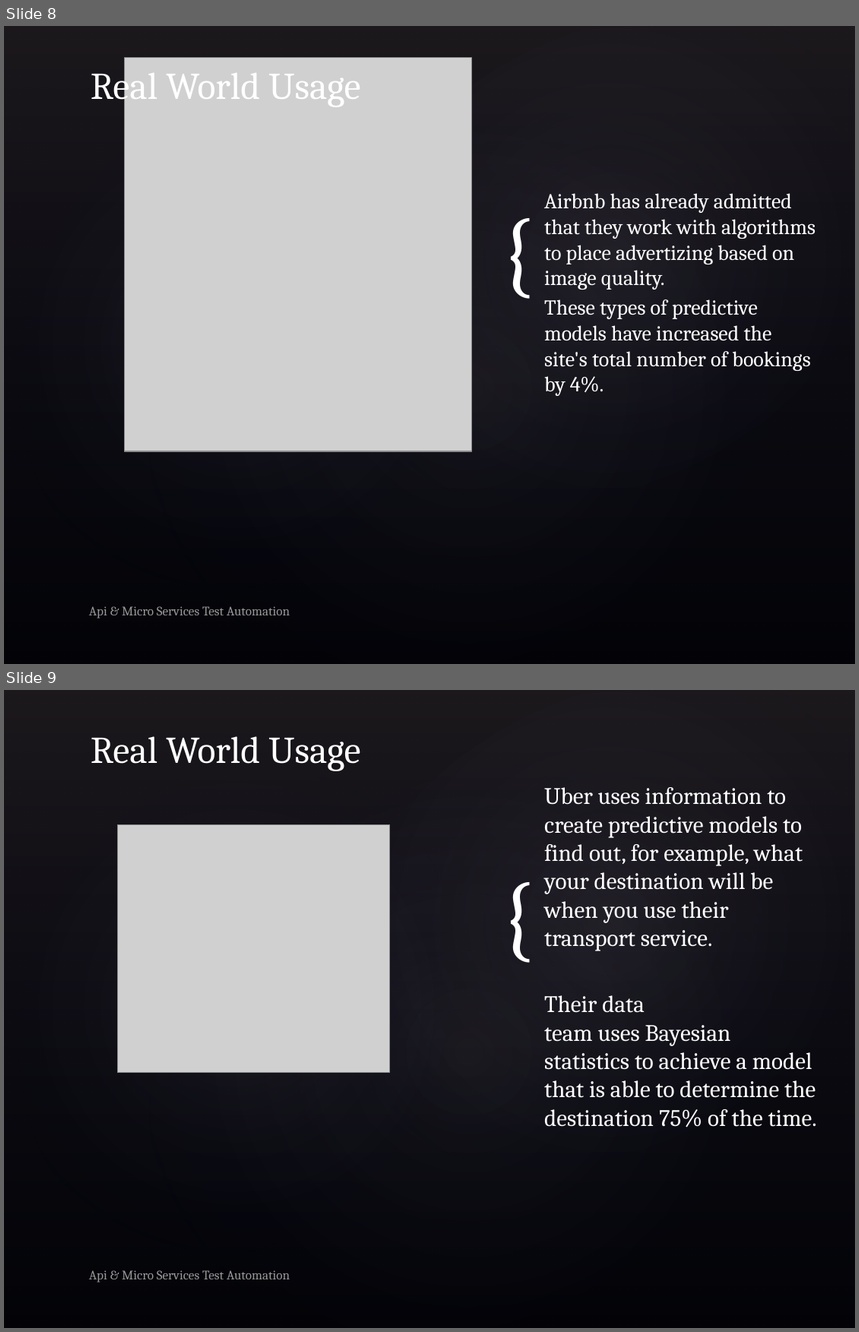
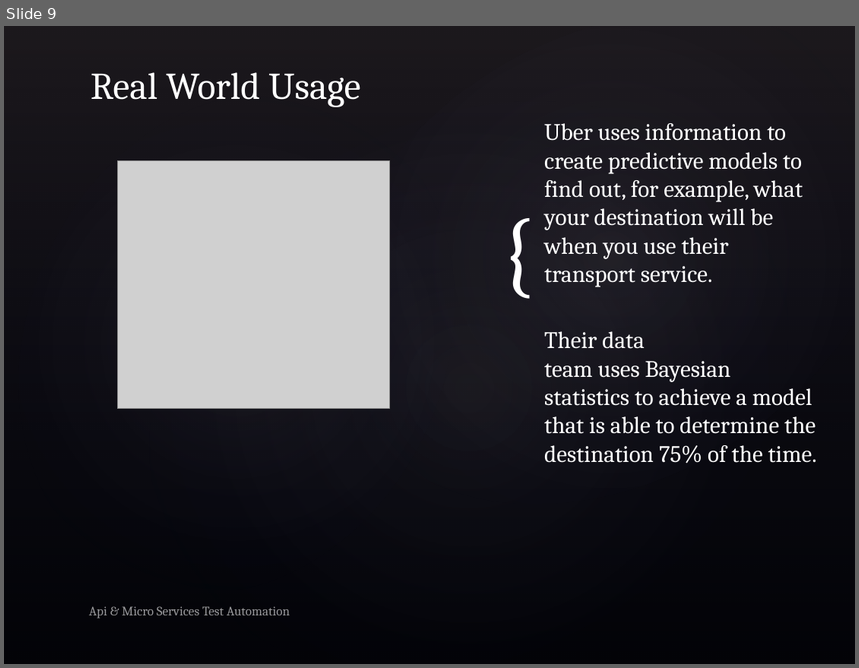
Before and after one commit to shreekhedkar/Docs, a slide deck: Ppt/APICourse.pptx. Shown one above the other, each under a label of ours: slides 8 and 9 before the commit, slide 9 after it. The pictures are 859x1332 and 859x668 pixels, drawn with LibreOffice and Linux fonts; fonts in the diff are those of the drawing; grey boxes stand for pictures; background and template pictures are left out. Boxes give left, top, right and bottom in pixels: in the first picture for what was removed or moved away, otherwise in the second. Text is boxed around its words. In the diff, an @@ line names an element or a change of style, - is before the commit and + after.

```diff
--- a/Ppt/APICourse.pptx
+++ b/Ppt/APICourse.pptx
@@ slide 8 removed at [4,26,855,664], background picture (left out); not listed: 5 template elements that a slide beside it also shows @@
@@ title removed at [91,64,360,107] @@
-Real World Usage
@@ picture removed at [125,57,472,452] @@
@@ text removed at [544,193,816,396] @@
-Airbnb has already admitted that they work with algorithms to place advertizing based on image quality.
-These types of predictive models have increased the site's total number of bookings by 4%.
@@ text removed at [89,607,290,619] @@
-Api & Micro Services Test Automation
```
Also in this commit, not shown: 7 slides changed, 5 slides added, 36 other files.
